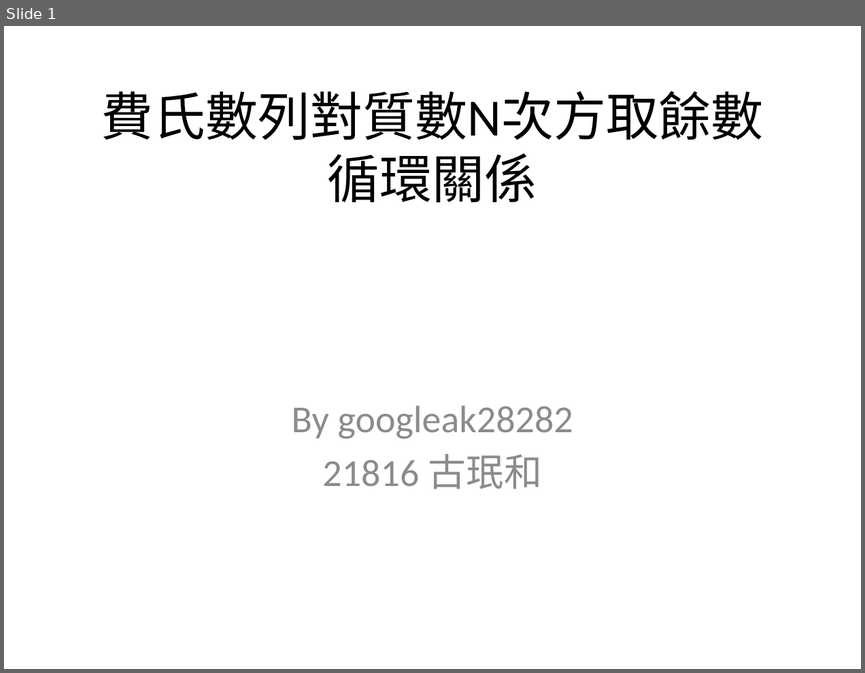
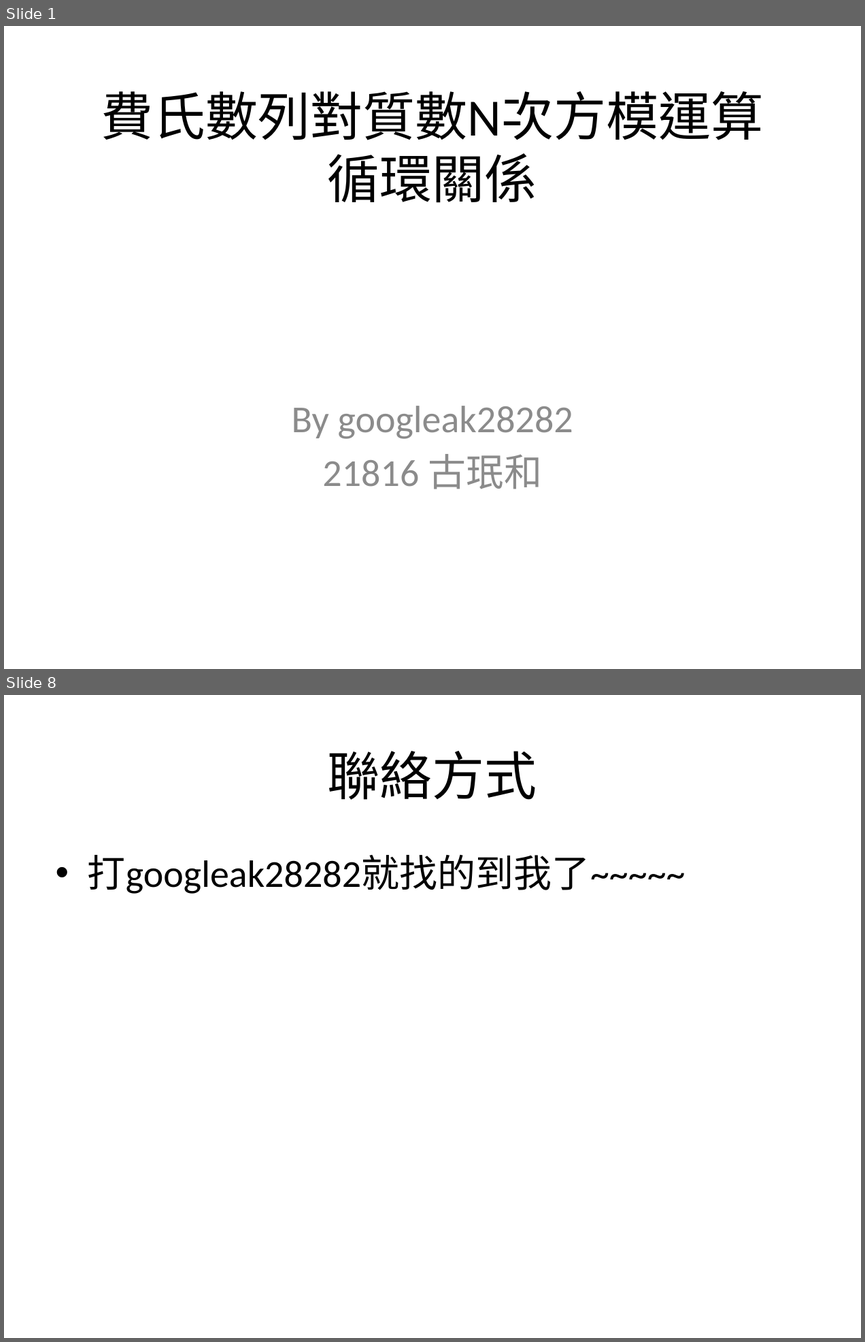
Before and after one commit to googleak28282/-, a slide deck: 專題.pptx. Shown one above the other, each under a label of ours: slide 1 before the commit, slides 1 and 8 after it; the slides between them are not shown. The pictures are 865x673 and 865x1342 pixels, drawn with LibreOffice and Linux fonts; fonts in the diff are those of the drawing. Boxes give left, top, right and bottom in pixels: in the first picture for what was removed or moved away, otherwise in the second. Text is boxed around its words. In the diff, an @@ line names an element or a change of style, - is before the commit and + after.

```diff
--- a/專題.pptx
+++ b/專題.pptx
@@ slide 8 added at [4, 695, 861, 1338], background #FFFFFF @@
@@ title added at [328, 751, 537, 800], 44 pt, text #000000 @@
+聯絡方式
@@ text added at [88, 855, 685, 894], 32 pt, text #000000 @@
+• 打googleak28282就找的到我了~~~~~
@@ slide 1 changed as well @@
@@ title at [101, 91, 763, 140]: text changed @@
-費氏數列對質數N次方取餘數循環關係
+費氏數列對質數N次方模運算循環關係
```
Also in this commit, not shown: 6 other slides added, 1 slide removed, 58 other files.
